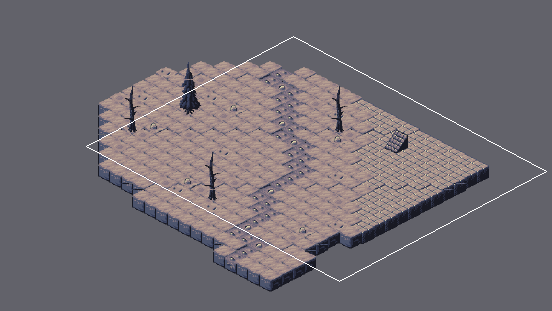
Tiled map, stored at lvl/Test_level.tmx. Above: a wide view before the commit, with the close-up outlined.
Close-up. As it was:
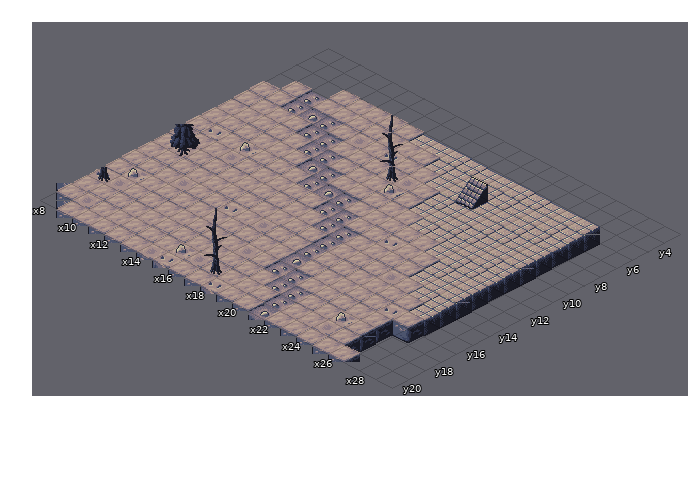
Cells are 32x17 px. Isometric: x runs down to the right, y down to the left. Shown: x 8..29, y 3..20.
After:
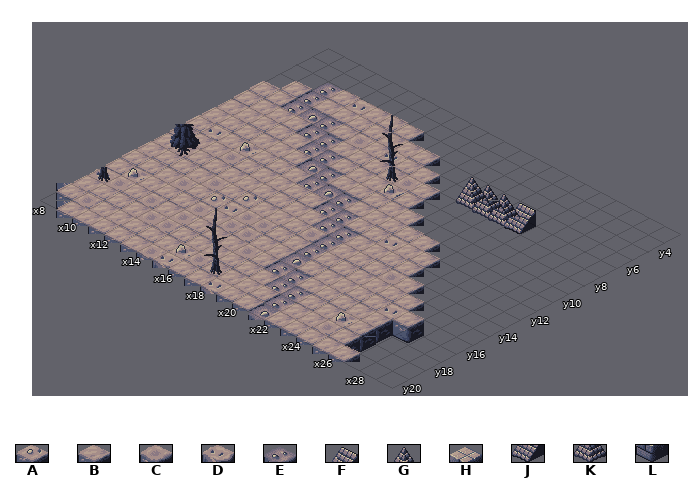
Key: from "Tileset": A 0, B 1, C 2, D 3, E 5, F 32, G 33, H 37, J 40, K 41, L 45.
_ is an empty cell.
What changed:
Layer "Underground":
y 6..16: x 27 L -> _
Layer "Ground":
y 5: x 10 _ -> E; x 12 B -> D; x 16..26 HHHHHHHHHHH -> ___________
y 6: x 18..26 HHHHHHHHH -> _________
y 7: x 19..26 HHHHHHHH -> ________
y 8..9: x 20..26 HHHHHHH -> _______
y 10: x 21..26 HHHHHH -> ______
y 11: x 23..26 HHHH -> ____
y 12..13: x 24..26 HHH -> ___
y 14: x 12 B -> C; x 14 B -> A; x 18 B -> C; x 25..26 HH -> __
y 15: x 13 B -> A; x 15 B -> C; x 26 H -> _
y 16: x 13 B -> C; x 15..16 BB -> CC
y 17: x 11 B -> C; x 13 B -> C
y 18: x 12..13 BB -> CC
Layer "Passible Tiles":
y 6: x 20..23 F___ -> GGGF
y 7: x 21..24 J___ -> KKKJ
Changed places in both close-ups, as pixel boxes (x1, y1, x2, y2):
changed: (313, 83, 373, 113)
changed: (409, 135, 600, 336)
changed: (137, 176, 262, 241)
changed: (297, 227, 326, 243)
